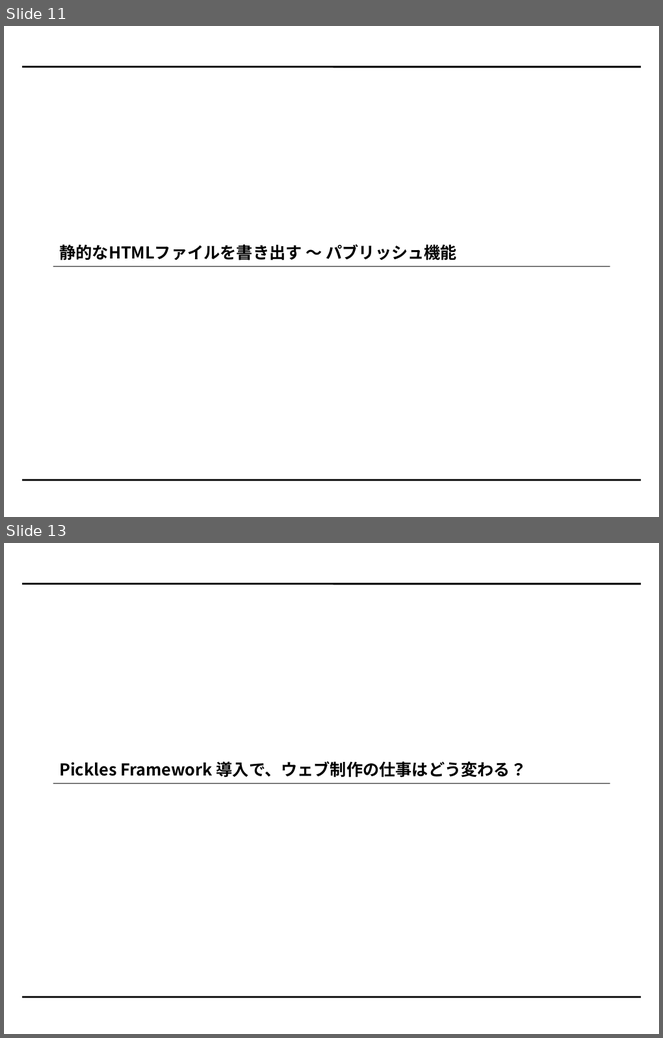
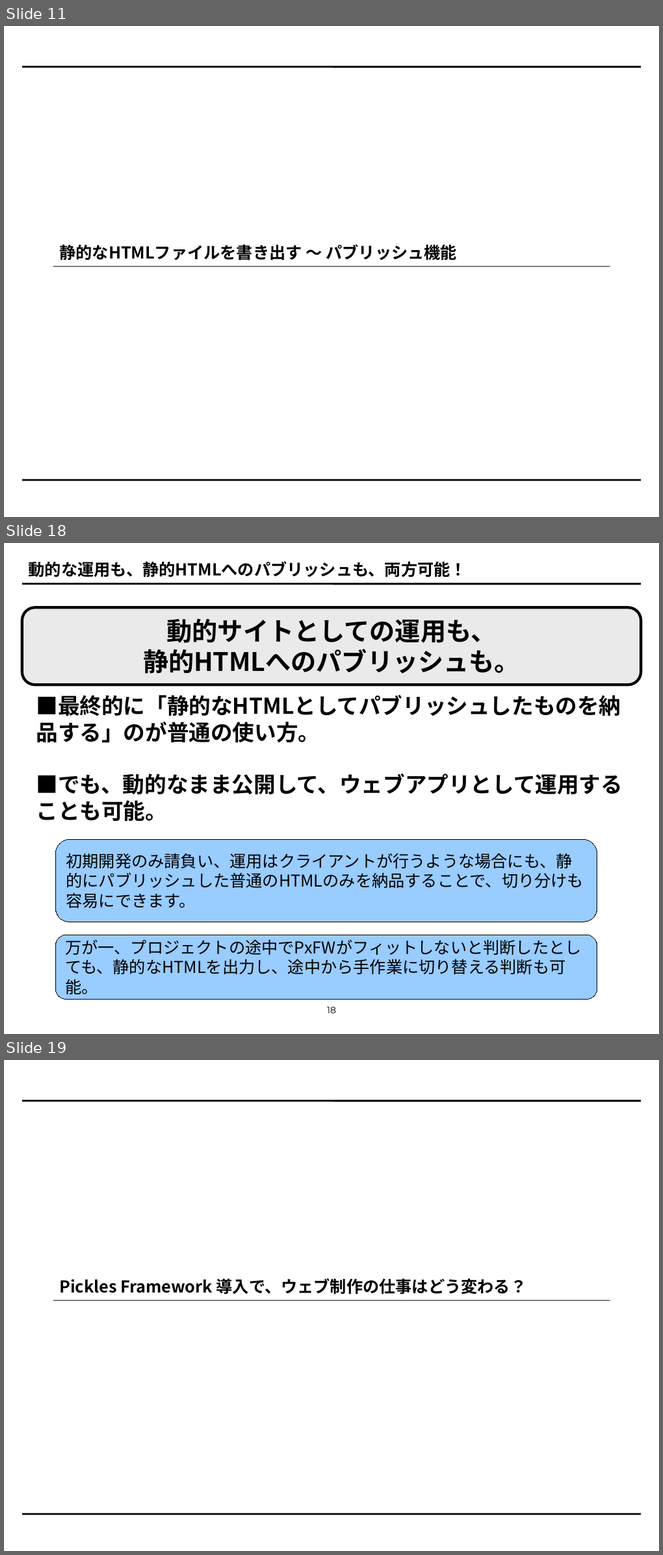
Before and after one commit to tomk79/PxDocuments, a slide deck: PxFW_invitation.odp. Shown one above the other, each under a label of ours: slides 11 and 13 before the commit, slides 11, 18 and 19 after it; the slides between them are not shown. The pictures are 663x1038 and 663x1555 pixels, drawn with LibreOffice and Linux fonts; fonts in the diff are those of the drawing. Boxes give left, top, right and bottom in pixels: in the first picture for what was removed or moved away, otherwise in the second. Text is boxed around its words. In the diff, an @@ line names an element or a change of style, - is before the commit and + after.

```diff
--- a/PxFW_invitation.odp
+++ b/PxFW_invitation.odp
@@ slide 18 added at (4,543,659,1034), background #FFFFFF; not listed: 1 template element that a slide beside it also shows @@
@@ title added at (29,561,467,577), 18 pt, text #000000, bold @@
+動的な運用も、静的HTMLへのパブリッシュも、両方可能！
@@ rounded rectangle added at (22,608,642,685), fill #EAEAEA, outline #000000 3 pt, 28 pt, text #000000, bold @@
+動的サイトとしての運用も、
+静的HTMLへのパブリッシュも。
@@ text added at (36,695,623,821), 24 pt, text #000000, bold @@
+■最終的に「静的なHTMLとしてパブリッシュしたものを納品する」のが普通の使い方。
+■でも、動的なまま公開して、ウェブアプリとして運用することも可能。
@@ rounded rectangle added at (56,840,597,923), fill #99CCFF, outline #000000 0 pt, 18 pt, text #000000 @@
+初期開発のみ請負い、運用はクライアントが行うような場合にも、静的にパブリッシュした普通のHTMLのみを納品することで、切り分けも容易にできます。
@@ rounded rectangle added at (56,935,597,999), fill #99CCFF, outline #000000 0 pt, 18 pt, text #000000 @@
+万が一、プロジェクトの途中でPxFWがフィットしないと判断したとしても、静的なHTMLを出力し、途中から手作業に切り替える判断も可能。
@@ page number added at (327,1007,336,1014), 10 pt, text #000000 @@
+18
@@ what was slide 13 is now slide 19 @@
```
Also in this commit, not shown: 15 slides changed, 12 other slides added, 9 slides removed.
